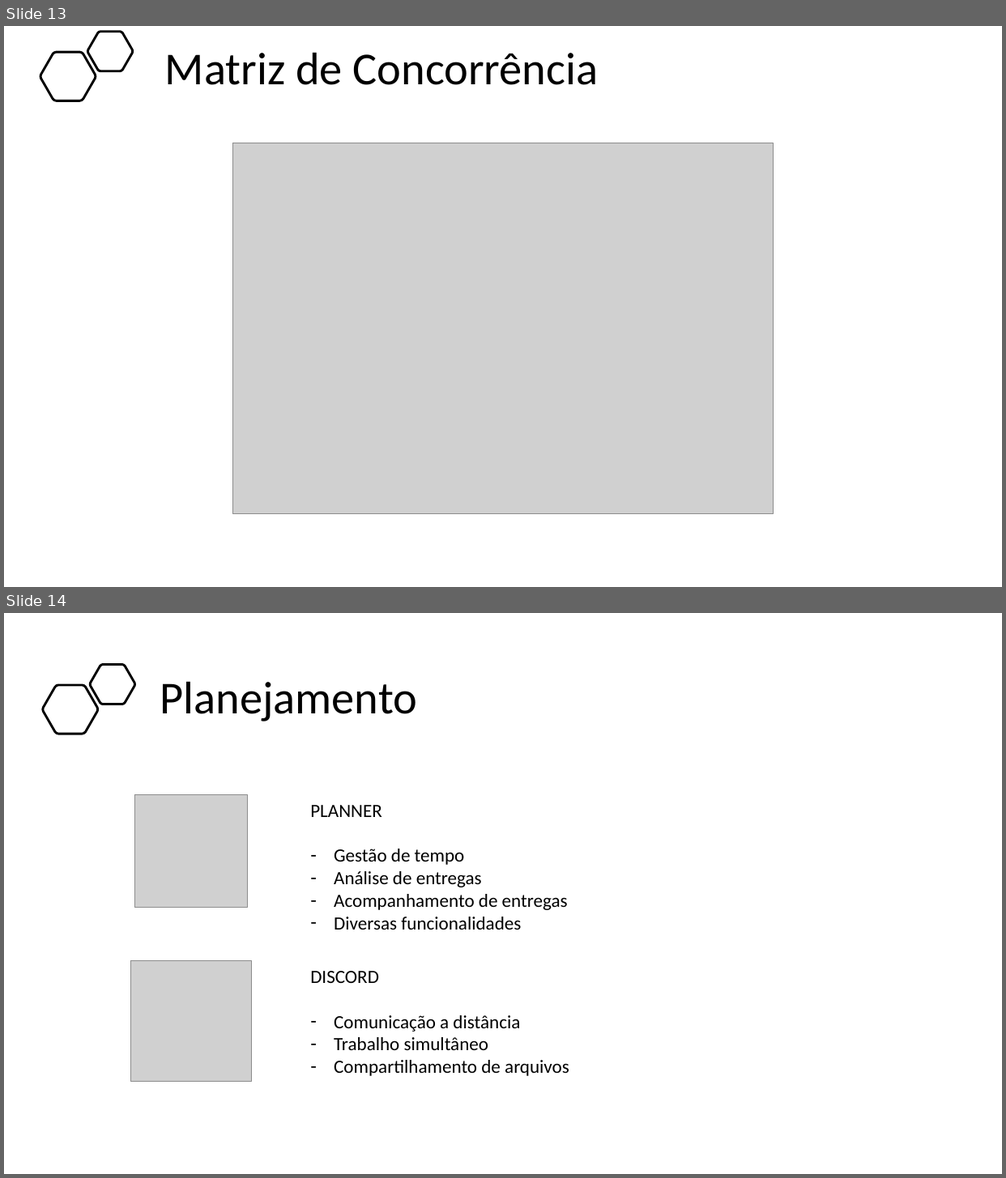
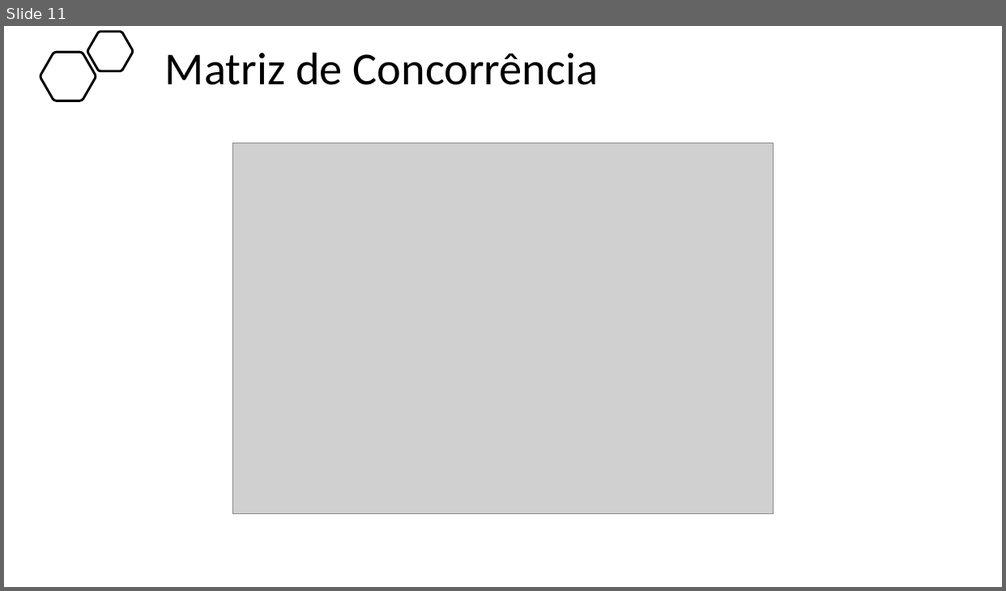
Before and after one commit to BandTec/project-hunter, a slide deck: Documentação/Apresentacao Final - 4 Semestre.pptx. Shown one above the other, each under a label of ours: slides 13 and 14 before the commit, slide 11 after it. The pictures are 1006x1178 and 1006x591 pixels, drawn with LibreOffice and Linux fonts; fonts in the diff are those of the drawing; grey boxes stand for pictures. Boxes give left, top, right and bottom in pixels: in the first picture for what was removed or moved away, otherwise in the second. Text is boxed around its words. In the diff, an @@ line names an element or a change of style, - is before the commit and + after.

```diff
--- a/Documentação/Apresentacao Final - 4 Semestre.pptx
+++ b/Documentação/Apresentacao Final - 4 Semestre.pptx
@@ slide 14 removed at box(4, 613, 1002, 1174), background #FFFFFF @@
@@ freeform shape removed at box(43, 685, 98, 734) @@
@@ freeform shape removed at box(90, 665, 135, 705) @@
@@ title removed at box(160, 681, 417, 722) @@
-Planejamento
@@ picture removed at box(135, 795, 247, 907) @@
@@ text removed at box(310, 805, 568, 930) @@
-PLANNER
-– Gestão de tempo
-– Análise de entregas
-– Acompanhamento de entregas
-– Diversas funcionalidades
@@ picture removed at box(130, 961, 252, 1082) @@
@@ text removed at box(310, 971, 569, 1076) @@
-DISCORD
-– Comunicação a distância
-– Trabalho simultâneo
-– Compartilhamento de arquivos
@@ what was slide 13 is now slide 11 @@
```
Also in this commit, not shown: 1 slide changed, 2 other slides removed.
